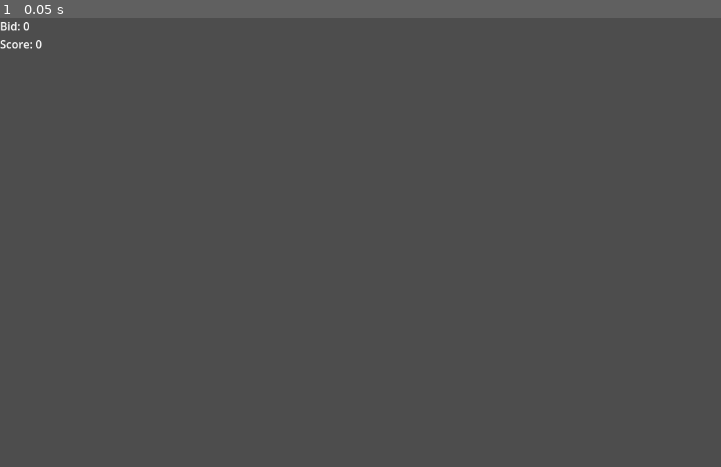
Above: before the commit, frame 1.
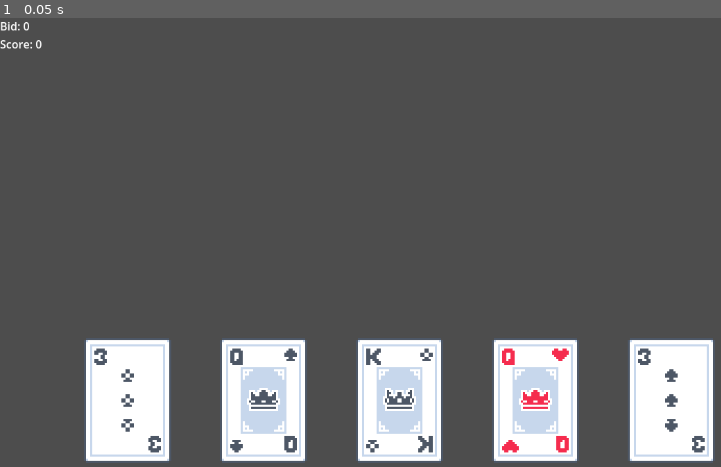
Above: after the commit, the same moment.

Repository: TmaiL03/Oh-Hell-Card-Game
Game: Godot game, scene res://scenes/main.tscn
Two runs of this game, one before a commit and one after it. Both use one fixed random seed, a clock stepped at 60 frames per second and the inputs below.
Inputs:
- Up to frame 1 (0.05 s): no input

The runs differ from the first frame. In frame 1, 17% of the frame differs, in the area x 11-100%, y 71-99%.

Commit message:
Configured signals and adjusted sizing of card textures, can now deal cards to a player and have those cards displayed.

Diff:
--- a/scenes/card.tscn
+++ b/scenes/card.tscn
@@ -4,18 +4,16 @@
 [ext_resource type="Texture2D" uid="uid://cq686or6ftknq" path="res://assets/card_back.png" id="3_ktuci"]
 
 [node name="Card" type="Control"]
+custom_minimum_size = Vector2(192, 192)
 layout_mode = 3
 anchors_preset = 0
-offset_right = 64.0
-offset_bottom = 64.0
 script = ExtResource("1_6u4wf")
 
 [node name="CardFace" type="TextureRect" parent="."]
 texture_filter = 1
-custom_minimum_size = Vector2(64, 64)
+custom_minimum_size = Vector2(192, 192)
 layout_mode = 1
-offset_right = 64.0
-offset_bottom = 64.0
+offset_right = 192.0
+offset_bottom = 192.0
 texture = ExtResource("3_ktuci")
-expand_mode = 4
 stretch_mode = 4
--- a/scenes/main.tscn
+++ b/scenes/main.tscn
@@ -1,10 +1,12 @@
-[gd_scene load_steps=3 format=3 uid="uid://b0hj3efslf8cn"]
+[gd_scene load_steps=4 format=3 uid="uid://b0hj3efslf8cn"]
 
 [ext_resource type="PackedScene" uid="uid://cft14ktinyml2" path="res://ui/player_ui.tscn" id="1_0wfyh"]
 [ext_resource type="PackedScene" uid="uid://bxt8wyg7l1vhx" path="res://scenes/game_manager.tscn" id="1_o5qli"]
+[ext_resource type="Script" uid="uid://cv4ngk5vgcbbq" path="res://scripts/player_ui.gd" id="2_sugp2"]
 
 [node name="Main" type="Node"]
 
+[node name="GameManager" parent="." instance=ExtResource("1_o5qli")]
+
 [node name="PlayerUI" parent="." instance=ExtResource("1_0wfyh")]
-
-[node name="GameManager" parent="." instance=ExtResource("1_o5qli")]
+script = ExtResource("2_sugp2")
--- a/scripts/deck.gd
+++ b/scripts/deck.gd
@@ -32,7 +32,7 @@
 func build_deck() -> void:
 	for suit in suits:
 		for rank in ranks:
-			var instance: Card = card.instantiate() as Card
+			var instance: Card = card.instantiate()
 			add_child(instance)
 			instance.hide()
 			instance.set_card(suit, rank)
@@ -41,12 +41,10 @@
 # Randomize order of deck.
 func shuffle():
 	cards.shuffle()
-	for card_inst in cards:
-		print(card_inst.to_print())
 
-# Will return a Card.
-func deal_card() -> void:
-	pass
+# Deals a card to the provided player.
+func deal_card() -> Card:
+	return cards.pop_back()
 
 # Called when the node enters the scene tree for the first time.
 func _ready() -> void:
--- a/scripts/game_manager.gd
+++ b/scripts/game_manager.gd
@@ -1,11 +1,25 @@
 extends Node2D
 
+var playerScene: PackedScene = preload("res://scenes/player.tscn")
+var players: Array[Player] = []
+@onready var player_ui: PlayerUI = $"../PlayerUI"
 @onready var deck: Deck = $Deck
 
 # Called when the node enters the scene tree for the first time.
 func _ready() -> void:
 	deck.shuffle()
 
+	var player: Player = playerScene.instantiate()
+	get_node("..").add_child.call_deferred(player)
+	players.append(player)
+
+	# Connecting player refresh signal to UI.
+	player.refresh_player_ui.connect(player_ui.on_refresh_player_ui)
+
+	# TESTING: dealing cards to player to test UI.
+	for _round in range(5):
+		player.deal_card(deck.deal_card())
+
 # Called every frame. 'delta' is the elapsed time since the previous frame.
-func _process(delta: float) -> void:
+func _process(_delta: float) -> void:
 	pass
--- a/scripts/player.gd
+++ b/scripts/player.gd
@@ -6,8 +6,11 @@
 var score: int = 0
 var bid: int = 0
 
+signal refresh_player_ui(cards: Array[Card])
+
 func deal_card(card: Card) -> void:
 	cards.append(card)
+	refresh_player_ui.emit(cards)
 
 func add_score(more_pts: int) -> void:
 	score += more_pts
@@ -29,5 +32,5 @@
 	pass # Replace with function body.
 
 # Called every frame. 'delta' is the elapsed time since the previous frame.
-func _process(delta: float) -> void:
+func _process(_delta: float) -> void:
 	pass
--- /dev/null
+++ b/scripts/player_ui.gd
@@ -0,0 +1,25 @@
+extends Control
+
+class_name PlayerUI
+#@onready var hand: HBoxContainer = $Hand
+
+func on_refresh_player_ui(cards: Array[Card]) -> void:
+	print("Updating player UI...")
+
+	# Iterate over passed hand of cards, and populate them in the PlayerUI.
+	for card in cards:
+		var hand: HBoxContainer = get_node("Hand")
+		# REMEMBER TO SHOW.
+		card.show()
+		card.reparent.call_deferred(hand)
+
+	print("Player UI update complete!")
+
+# Called when the node enters the scene tree for the first time.
+func _ready() -> void:
+	pass # Replace with function body.
+
+
+# Called every frame. 'delta' is the elapsed time since the previous frame.
+func _process(_delta: float) -> void:
+	pass
--- a/ui/player_ui.tscn
+++ b/ui/player_ui.tscn
@@ -20,6 +20,7 @@
 offset_right = 484.0
 grow_horizontal = 2
 grow_vertical = 0
+alignment = 1
 
 [node name="LblBid" type="Label" parent="."]
 layout_mode = 0
Not shown, added: scripts/player_ui.gd.uid
